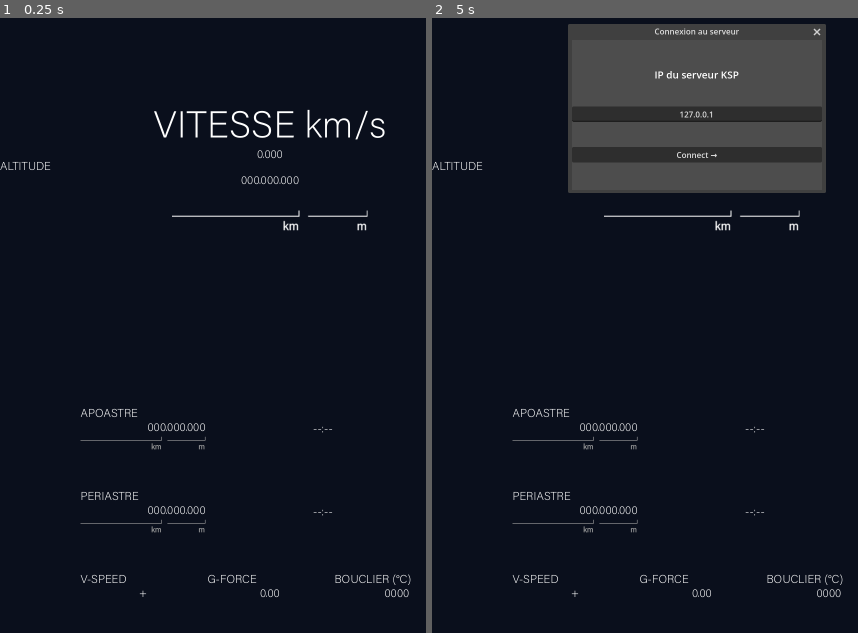
Above: before the commit, frames 1-2 (left to right).
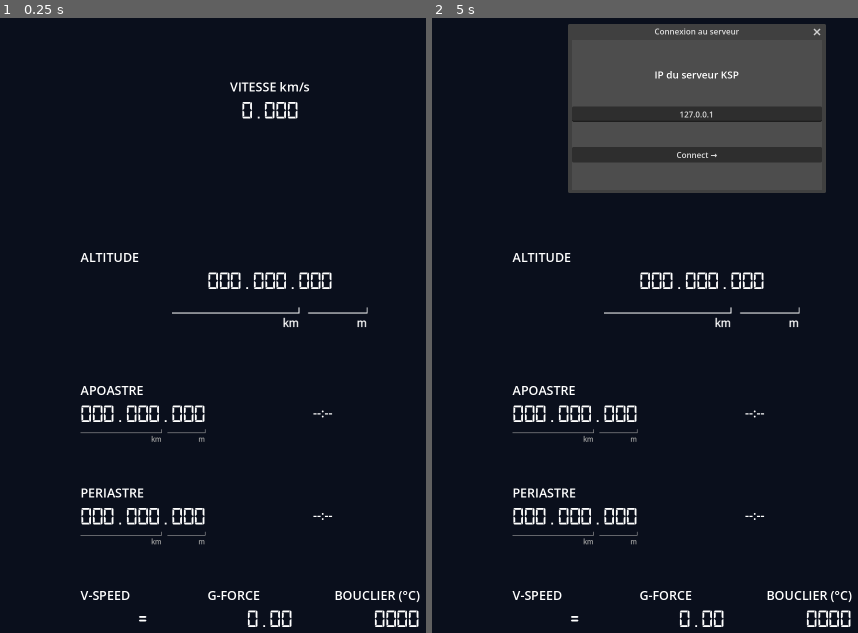
Above: after the commit, the same moments.

Repository: Vastariel/La_Capsule_V3
Game: Godot game, scene res://Scenes/main.tscn
The game is run twice, just before and just after one commit, with the same random seed, the same clock (stepped at 60 frames per second) and the same inputs.
Inputs:
- Up to frame 1 (0.25 s): no input
- Up to frame 2 (5 s): tap Enter at 0.5, 2, 3.5 s; tap Space at 1.25, 2.75, 4.25 s

The runs differ from the first frame. In frame 1, 4.5% of the frame differs, in the area x 0-99%, y 10-100%; in frame 2, 3.4%.

Commit message:
Maj Thème

Diff:
--- a/godot_ui/Assets/text-theme.tres
+++ /dev/null
@@ -1,73 +0,0 @@
-[gd_resource type="Theme" format=3 uid="uid://bc5jcq4pvhw1n"]
-
-[ext_resource type="FontFile" uid="uid://1y7irbroxvxj" path="res://Fonts/AcuminVariableConcept.otf" id="1_0inak"]
-[ext_resource type="FontFile" uid="uid://cvx4mvooryln0" path="res://Fonts/digital-7 (mono).ttf" id="2_d7mon"]
-
-[sub_resource type="StyleBoxEmpty" id="StyleBoxEmpty_0inak"]
-
-[sub_resource type="StyleBoxFlat" id="StyleBoxFlat_nici0"]
-bg_color = Color(1, 1, 1, 1)
-
-[sub_resource type="StyleBoxFlat" id="StyleBoxFlat_vvv2u"]
-content_margin_left = 4.0
-content_margin_top = 4.0
-content_margin_right = 4.0
-content_margin_bottom = 4.0
-bg_color = Color(1, 1, 1, 0.75)
-draw_center = false
-border_width_left = 2
-border_width_top = 2
-border_width_right = 2
-border_width_bottom = 2
-corner_radius_top_left = 3
-corner_radius_top_right = 3
-corner_radius_bottom_right = 3
-corner_radius_bottom_left = 3
-corner_detail = 5
-expand_margin_left = 2.0
-expand_margin_top = 2.0
-expand_margin_right = 2.0
-expand_margin_bottom = 2.0
-
-[sub_resource type="StyleBoxEmpty" id="StyleBoxEmpty_p7e3m"]
-
-[sub_resource type="StyleBoxFlat" id="StyleBoxFlat_p7e3m"]
-bg_color = Color(0.039215688, 0.05882353, 0.10980392, 1)
-
-[sub_resource type="StyleBoxFlat" id="StyleBoxFlat_0inak"]
-bg_color = Color(1, 1, 1, 1)
-corner_radius_top_left = 5
-corner_radius_top_right = 5
-
-[resource]
-default_font = ExtResource("1_0inak")
-default_font_size = 23
-Button/colors/font_hover_pressed_color = Color(0.0392157, 0.0588235, 0.109804, 1)
-Button/colors/font_pressed_color = Color(0.0392157, 0.0588235, 0.109804, 1)
-Button/styles/normal = SubResource("StyleBoxEmpty_0inak")
-Button/styles/pressed = SubResource("StyleBoxFlat_nici0")
-DigitalLarge/font_sizes/font_size = 100
-DigitalLarge/fonts/font = ExtResource("2_d7mon")
-DigitalMedium/colors/font_color = Color(0.627451, 0.627451, 0.627451, 1)
-DigitalMedium/font_sizes/font_size = 50
-DigitalMedium/fonts/font = ExtResource("2_d7mon")
-DigitalSmall/colors/font_color = Color(0.627451, 0.627451, 0.627451, 1)
-DigitalSmall/font_sizes/font_size = 35
-DigitalSmall/fonts/font = ExtResource("1_0inak")
-Label/colors/font_color = Color(1, 1, 1, 1)
-Label/colors/font_outline_color = Color(0, 0, 0, 1)
-Label/colors/font_shadow_color = Color(0, 0, 0, 0)
-Label/constants/line_spacing = 3
-Label/constants/outline_size = 0
-Label/constants/shadow_offset_x = 1
-Label/constants/shadow_offset_y = 1
-Label/constants/shadow_outline_size = 1
-Label/font_sizes/font_size = 23
-Label/fonts/font = ExtResource("1_0inak")
-Label/styles/focus = SubResource("StyleBoxFlat_vvv2u")
-Label/styles/normal = SubResource("StyleBoxEmpty_p7e3m")
-ProgressBar/styles/background = SubResource("StyleBoxFlat_p7e3m")
-ProgressBar/styles/fill = SubResource("StyleBoxFlat_0inak")
-SubHeader/colors/font_color = Color(0.627451, 0.627451, 0.627451, 1)
-VSpeedDisplay/colors/font_color = Color(0.627451, 0.627451, 0.627451, 1)
-VSpeedDisplay/font_sizes/font_size = 80
--- /dev/null
+++ b/godot_ui/Assets/theme_data.tres
@@ -0,0 +1,8 @@
+[gd_resource type="Theme" format=3 uid="uid://ccgpnvgne501n"]
+
+[ext_resource type="FontFile" uid="uid://cvx4mvooryln0" path="res://Fonts/digital-7 (mono).ttf" id="1_bjr5w"]
+
+[resource]
+default_font = ExtResource("1_bjr5w")
+Label/font_sizes/font_size = 50
+Label/fonts/font = ExtResource("1_bjr5w")
--- /dev/null
+++ b/godot_ui/Assets/theme_default.tres
@@ -0,0 +1,4 @@
+[gd_resource type="Theme" format=3 uid="uid://oid7ghbseeuq"]
+
+[resource]
+Label/font_sizes/font_size = 25
--- a/godot_ui/Scenes/Telemetry.tscn
+++ b/godot_ui/Scenes/Telemetry.tscn
@@ -1,27 +1,14 @@
 [gd_scene format=3 uid="uid://dw0y8cwqnon53"]
 
+[ext_resource type="Theme" uid="uid://oid7ghbseeuq" path="res://Assets/theme_default.tres" id="1_wlw6n"]
 [ext_resource type="Texture2D" uid="uid://baoerg0fxq1ai" path="res://Assets/inner_circle.png" id="2_b4d12"]
+[ext_resource type="Theme" uid="uid://ccgpnvgne501n" path="res://Assets/theme_data.tres" id="2_hhwjn"]
 [ext_resource type="Texture2D" uid="uid://chjw3qrpnoory" path="res://Assets/outer-circle.png" id="3_or2ii"]
 [ext_resource type="Texture2D" uid="uid://cjuvdtyvi0dno" path="res://Assets/stage_container.png" id="4_1l3ks"]
 [ext_resource type="Script" uid="uid://ba7yvyfe5rayd" path="res://Scripts/surrounding.gd" id="4_hhwjn"]
 [ext_resource type="Texture2D" uid="uid://8t3m7ttmbpff" path="res://Assets/distance.png" id="5_8fkpw"]
 [ext_resource type="Texture2D" uid="uid://c77o5ywpbofdq" path="res://Assets/stages hilight.png" id="5_b4d12"]
-[ext_resource type="Theme" uid="uid://bc5jcq4pvhw1n" path="res://Assets/text-theme.tres" id="6_or2ii"]
 [ext_resource type="PackedScene" uid="uid://d1a3mg4gc0axk" path="res://Scenes/rocket.tscn" id="9_wlw6n"]
-
-[sub_resource type="Theme" id="Theme_8fkpw"]
-
-[sub_resource type="Theme" id="Theme_wlw6n"]
-
-[sub_resource type="Theme" id="Theme_hhwjn"]
-
-[sub_resource type="Theme" id="Theme_ik24p"]
-
-[sub_resource type="Theme" id="Theme_slr22"]
-
-[sub_resource type="Theme" id="Theme_d7sbj"]
-
-[sub_resource type="Theme" id="Theme_kn2m6"]
 
 [sub_resource type="FontVariation" id="FontVariation_1l3ks"]
 
@@ -50,8 +37,7 @@
 anchor_bottom = 1.0
 grow_horizontal = 2
 grow_vertical = 2
-theme = ExtResource("6_or2ii")
-theme_override_constants/separation = 0
+theme = ExtResource("1_wlw6n")
 
 [node name="MarginContainer4" type="MarginContainer" parent="Content" unique_id=670846661]
 layout_mode = 2
@@ -72,8 +58,6 @@
 [node name="Vitesse" type="Label" parent="Content/Speed/Vitesse" unique_id=339179170]
 layout_mode = 2
 size_flags_vertical = 3
-theme = SubResource("Theme_8fkpw")
-theme_override_font_sizes/font_size = 75
 text = "VITESSE km/s"
 horizontal_alignment = 1
 
@@ -81,7 +65,7 @@
 custom_minimum_size = Vector2(750, 0)
 layout_mode = 2
 size_flags_vertical = 3
-theme = SubResource("Theme_wlw6n")
+theme = ExtResource("2_hhwjn")
 theme_type_variation = &"DigitalLarge"
 text = "0.000"
 horizontal_alignment = 1
@@ -90,30 +74,6 @@
 [node name="MarginContainer2" type="MarginContainer" parent="Content/Speed" unique_id=666712253]
 layout_mode = 2
 size_flags_horizontal = 3
-
-[node name="Altitude" type="VBoxContainer" parent="Content" unique_id=1138711806]
-layout_mode = 2
-size_flags_vertical = 4
-alignment = 1
-
-[node name="Label" type="Label" parent="Content/Altitude" unique_id=512635235]
-layout_mode = 2
-text = "ALTITUDE"
-
-[node name="AltitudeValue" type="Label" parent="Content/Altitude" unique_id=291114035]
-custom_minimum_size = Vector2(500, 0)
-layout_mode = 2
-theme = SubResource("Theme_hhwjn")
-theme_type_variation = &"GraphFrameTitleLabel"
-text = "000.000.000"
-horizontal_alignment = 1
-clip_text = true
-
-[node name="TextureRect3" type="TextureRect" parent="Content/Altitude" unique_id=910526333]
-layout_mode = 2
-texture = ExtResource("5_8fkpw")
-expand_mode = 5
-stretch_mode = 3
 
 [node name="MarginContainer5" type="MarginContainer" parent="Content" unique_id=1103810789]
 layout_mode = 2
@@ -164,6 +124,29 @@
 theme_override_constants/separation = 80
 alignment = 1
 
+[node name="Altitude" type="VBoxContainer" parent="Content/CenterContainer/Values" unique_id=1138711806]
+layout_mode = 2
+size_flags_vertical = 4
+alignment = 1
+
+[node name="Label" type="Label" parent="Content/CenterContainer/Values/Altitude" unique_id=512635235]
+layout_mode = 2
+text = "ALTITUDE"
+
+[node name="AltitudeValue" type="Label" parent="Content/CenterContainer/Values/Altitude" unique_id=291114035]
+custom_minimum_size = Vector2(500, 0)
+layout_mode = 2
+theme = ExtResource("2_hhwjn")
+text = "000.000.000"
+horizontal_alignment = 1
+clip_text = true
+
+[node name="TextureRect3" type="TextureRect" parent="Content/CenterContainer/Values/Altitude" unique_id=910526333]
+layout_mode = 2
+texture = ExtResource("5_8fkpw")
+expand_mode = 5
+stretch_mode = 3
+
 [node name="Apostre" type="HBoxContainer" parent="Content/CenterContainer/Values" unique_id=48085732]
 layout_mode = 2
 
@@ -174,16 +157,13 @@
 
 [node name="Label" type="Label" parent="Content/CenterContainer/Values/Apostre/Apoastre" unique_id=1957617346]
 layout_mode = 2
-theme = SubResource("Theme_ik24p")
-theme_type_variation = &"SubHeader"
 text = "APOASTRE"
 
 [node name="ApoapsisValue" type="Label" parent="Content/CenterContainer/Values/Apostre/Apoastre" unique_id=1522828896]
 custom_minimum_size = Vector2(250, 0)
 layout_mode = 2
 size_flags_horizontal = 8
-theme = SubResource("Theme_slr22")
-theme_type_variation = &"DigitalMedium"
+theme = ExtResource("2_hhwjn")
 text = "000.000.000"
 horizontal_alignment = 2
 clip_text = true
@@ -191,7 +171,6 @@
 [node name="TextureRect" type="TextureRect" parent="Content/CenterContainer/Values/Apostre/Apoastre" unique_id=1379832567]
 modulate = Color(0.627451, 0.627451, 0.627451, 1)
 layout_mode = 2
-theme = SubResource("Theme_d7sbj")
 texture = ExtResource("5_8fkpw")
 expand_mode = 5
 
@@ -199,7 +178,6 @@
 custom_minimum_size = Vector2(250, 0)
 layout_mode = 2
 size_flags_horizontal = 8
-theme_type_variation = &"DigitalSmall"
 text = "--:--"
 horizontal_alignment = 2
 clip_text = true
@@ -214,16 +192,13 @@
 
 [node name="Label" type="Label" parent="Content/CenterContainer/Values/Périastre/Périastre" unique_id=1512928876]
 layout_mode = 2
-theme = SubResource("Theme_ik24p")
-theme_type_variation = &"SubHeader"
 text = "PERIASTRE"
 
 [node name="PeriapsisValue" type="Label" parent="Content/CenterContainer/Values/Périastre/Périastre" unique_id=1355302437]
 custom_minimum_size = Vector2(250, 0)
 layout_mode = 2
 size_flags_horizontal = 8
-theme = SubResource("Theme_slr22")
-theme_type_variation = &"DigitalMedium"
+theme = ExtResource("2_hhwjn")
 text = "000.000.000"
 horizontal_alignment = 2
 clip_text = true
@@ -238,8 +213,6 @@
 custom_minimum_size = Vector2(250, 0)
 layout_mode = 2
 size_flags_horizontal = 8
-theme = SubResource("Theme_kn2m6")
-theme_type_variation = &"DigitalSmall"
 text = "--:--"
 horizontal_alignment = 2
 clip_text = true
@@ -254,17 +227,14 @@
 
 [node name="Label" type="Label" parent="Content/CenterContainer/Values/Données/VSpeed" unique_id=1764616650]
 layout_mode = 2
-theme = SubResource("Theme_ik24p")
-theme_type_variation = &"SubHeader"
 text = "V-SPEED"
 
 [node name="VSpeedValue" type="Label" parent="Content/CenterContainer/Values/Données/VSpeed" unique_id=459558258]
 custom_minimum_size = Vector2(250, 0)
 layout_mode = 2
 size_flags_horizontal = 8
-theme = SubResource("Theme_slr22")
-theme_type_variation = &"VSpeedDisplay"
-text = "+"
+theme = ExtResource("2_hhwjn")
+text = "="
 horizontal_alignment = 1
 
 [node name="GForce" type="VBoxContainer" parent="Content/CenterContainer/Values/Données" unique_id=674716453]
@@ -274,16 +244,13 @@
 
 [node name="Label" type="Label" parent="Content/CenterContainer/Values/Données/GForce" unique_id=1024807319]
 layout_mode = 2
-theme = SubResource("Theme_ik24p")
-theme_type_variation = &"SubHeader"
 text = "G-FORCE"
 
 [node name="GForceValue" type="Label" parent="Content/CenterContainer/Values/Données/GForce" unique_id=815667601]
 custom_minimum_size = Vector2(250, 0)
 layout_mode = 2
 size_flags_horizontal = 8
-theme = SubResource("Theme_slr22")
-theme_type_variation = &"DigitalMedium"
+theme = ExtResource("2_hhwjn")
 text = "0.00"
 horizontal_alignment = 1
 clip_text = true
@@ -295,16 +262,13 @@
 
 [node name="Label" type="Label" parent="Content/CenterContainer/Values/Données/BoucherThermique" unique_id=1772054444]
 layout_mode = 2
-theme = SubResource("Theme_ik24p")
-theme_type_variation = &"SubHeader"
 text = "BOUCLIER (°C)"
 
 [node name="HeatTempValue" type="Label" parent="Content/CenterContainer/Values/Données/BoucherThermique" unique_id=1855903477]
 custom_minimum_size = Vector2(250, 0)
 layout_mode = 2
 size_flags_horizontal = 8
-theme = SubResource("Theme_slr22")
-theme_type_variation = &"DigitalMedium"
+theme = ExtResource("2_hhwjn")
 text = "0000"
 horizontal_alignment = 1
 clip_text = true
@@ -555,3 +519,4 @@
 layout_mode = 2
 size_flags_horizontal = 3
 size_flags_vertical = 3
+theme = ExtResource("1_wlw6n")
